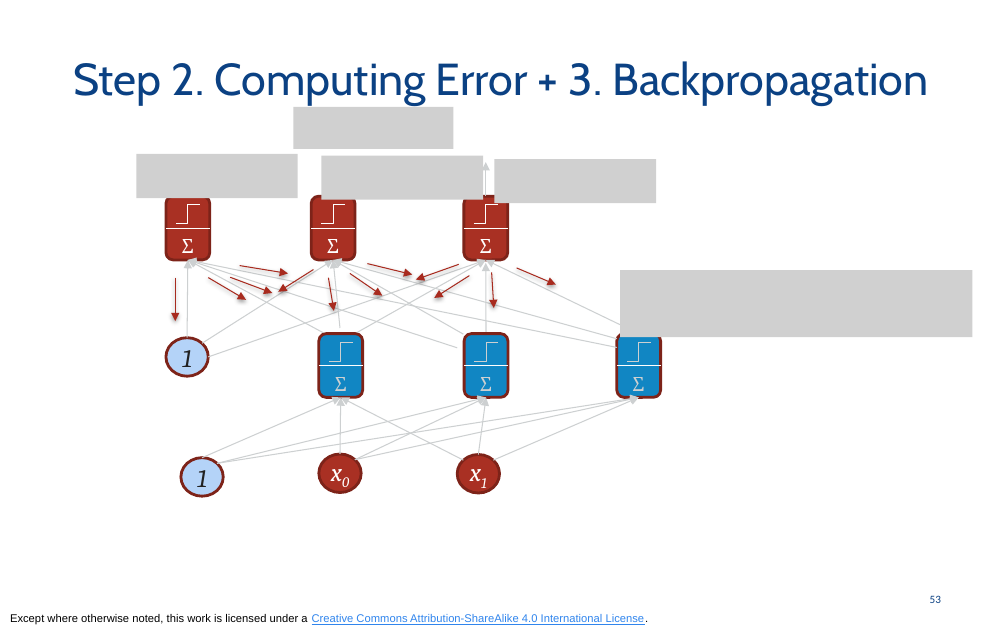
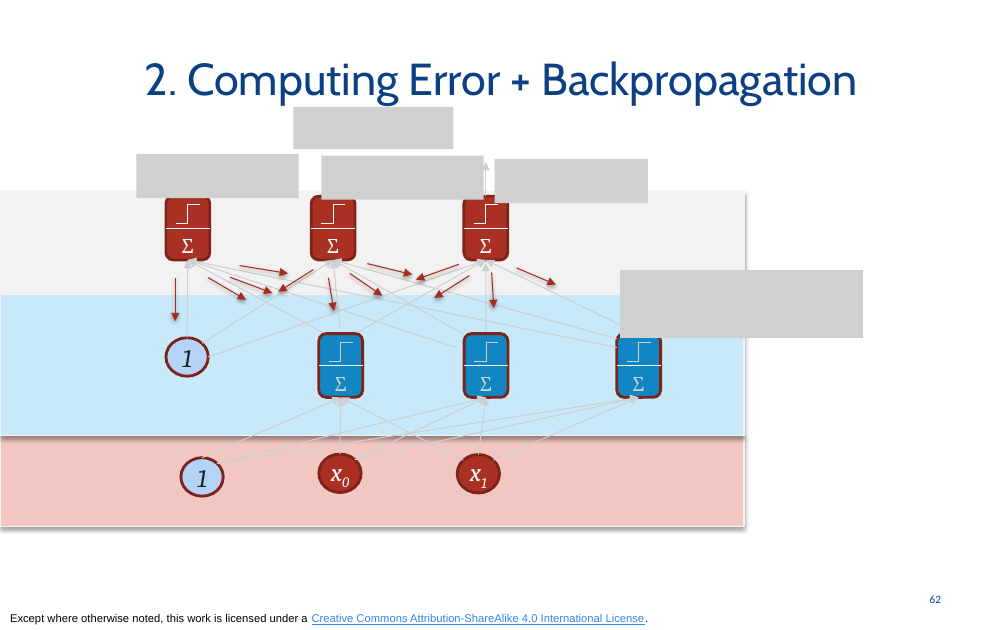
Before and after one commit to odpi/OpenDS4All, a slide deck: slide 62 of opends4all-resources/opends4all-machine-learning/SUPERVISED-ML-NN-neural-nets-intermediate.pptx (slide 53 before the commit). Drawn at 1008x630 pixels with LibreOffice and Linux fonts; fonts in the diff are those of the drawing; grey boxes stand for pictures. Boxes give left, top, right and bottom in pixels: in the first picture for what was removed or moved away, otherwise in the second. Text is boxed around its words. In the diff, an @@ line names an element or a change of style, - is before the commit and + after.

```diff
--- a/opends4all-resources/opends4all-machine-learning/SUPERVISED-ML-NN-neural-nets-intermediate.pptx
+++ b/opends4all-resources/opends4all-machine-learning/SUPERVISED-ML-NN-neural-nets-intermediate.pptx
@@ title at (145, 61, 857, 105): text changed @@
-Step 2. Computing Error + 3. Backpropagation
+2. Computing Error + Backpropagation
@@ picture: place and size @@
-picture at (495, 159, 656, 204)
+picture at (495, 159, 648, 204)
@@ rectangle added at (0, 192, 744, 294), fill #F2F2F2, outline #F2F2F2 0.75 pt @@
@@ rectangle added at (0, 295, 744, 436), fill #C8E9FA, outline #F2F2F2 0.75 pt @@
@@ picture: place and size @@
-picture at (620, 270, 972, 337)
+picture at (620, 270, 863, 338)
@@ rectangle added at (0, 435, 744, 527), fill #F2C6C1, outline #F2F2F2 0.75 pt @@
@@ page number at (930, 595, 941, 603): text changed @@
-53
+62
```
Also in this commit, not shown: 12 other slides changed, 12 slides added, 2 slides removed, 3 other files.
